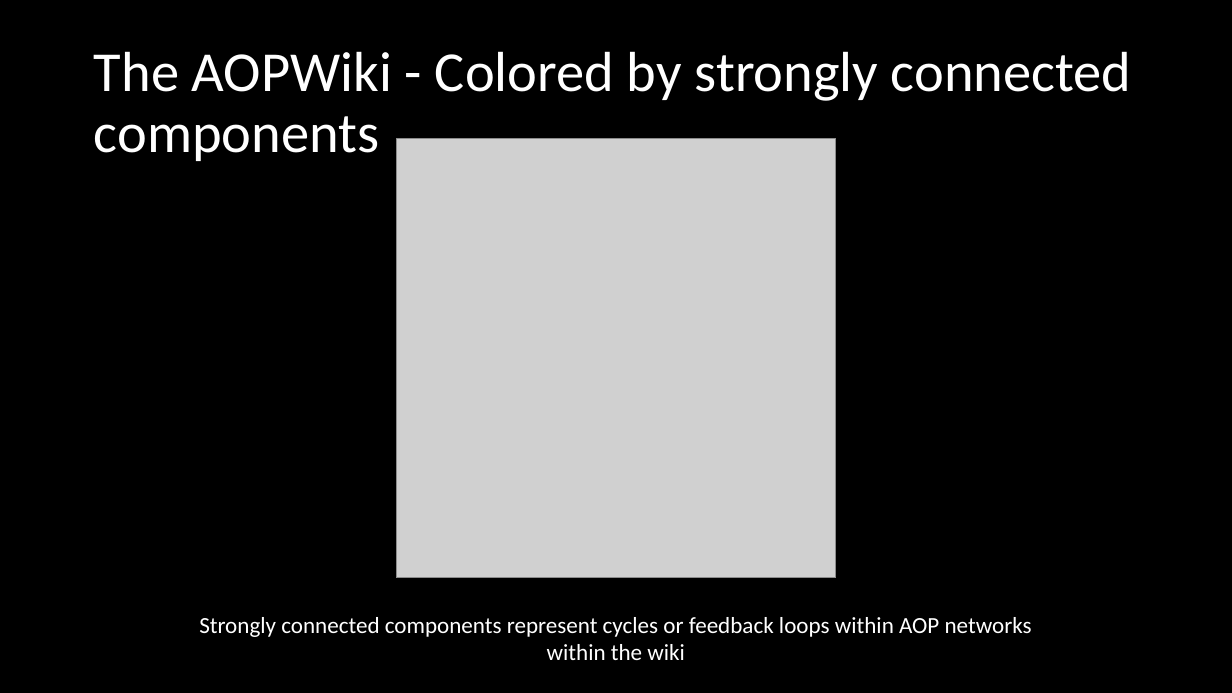
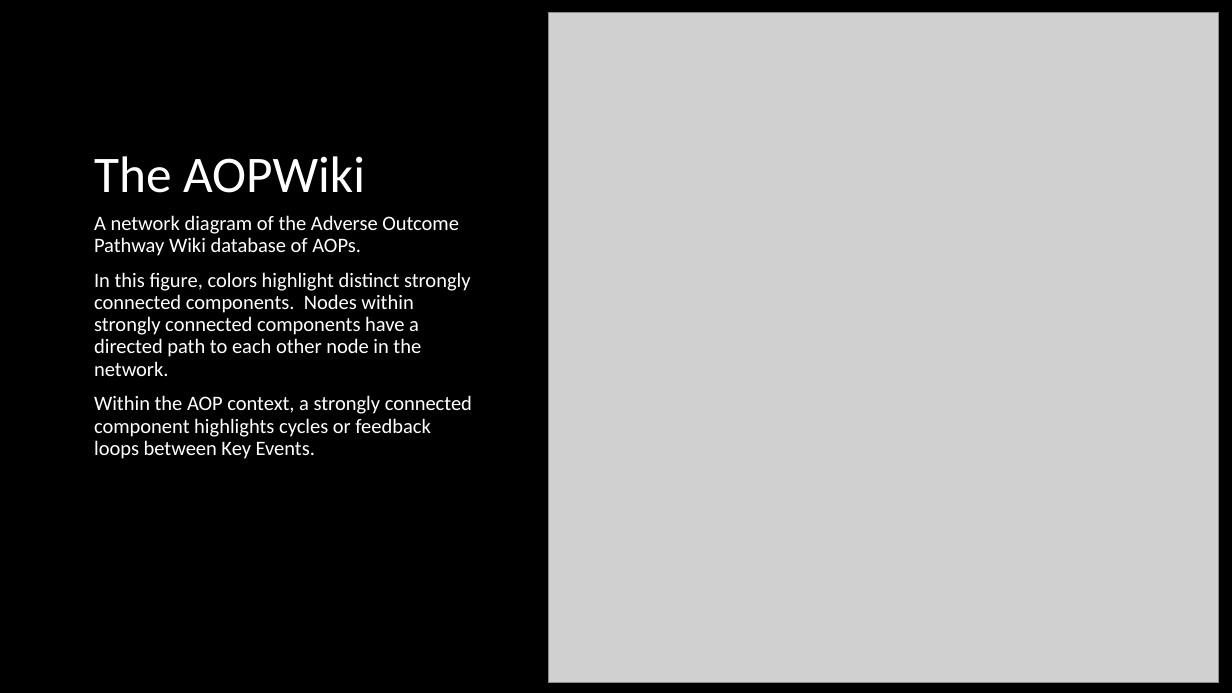
Before and after one commit to npollesch/AOPWiki, a slide deck: slide 4 of AOPwiki_analysis_ccs.pptx. Drawn at 1232x693 pixels with LibreOffice and Linux fonts; fonts in the diff are those of the drawing; grey boxes stand for pictures. Boxes give left, top, right and bottom in pixels: in the first picture for what was removed or moved away, otherwise in the second. Text is boxed around its words. In the diff, an @@ line names an element or a change of style, - is before the commit and + after.

```diff
--- a/AOPwiki_analysis_ccs.pptx
+++ b/AOPwiki_analysis_ccs.pptx
@@ picture: place and size @@
-picture at <box>396,139,836,579</box>
+picture at <box>549,12,1219,682</box>
@@ picture added at <box>549,25,1216,670</box> @@
@@ title removed at <box>94,51,1131,161</box> @@
-The AOPWiki - Colored by strongly connected components
@@ title added at <box>94,156,365,193</box>, 40 pt, text #FFFFFF @@
+The AOPWiki
@@ text added at <box>94,215,472,459</box>, 16 pt, text #FFFFFF @@
+A network diagram of the Adverse Outcome Pathway Wiki database of AOPs.
+In this figure, colors highlight distinct strongly connected components. Nodes within strongly connected components have a directed path to each other node in the network.
+Within the AOP context, a strongly connected component highlights cycles or feedback loops between Key Events.
@@ text removed at <box>199,617,1032,660</box> @@
-Strongly connected components represent cycles or feedback loops within AOP networks within the wiki
```
Also in this commit, not shown: 3 other slides changed, 7 other files.
